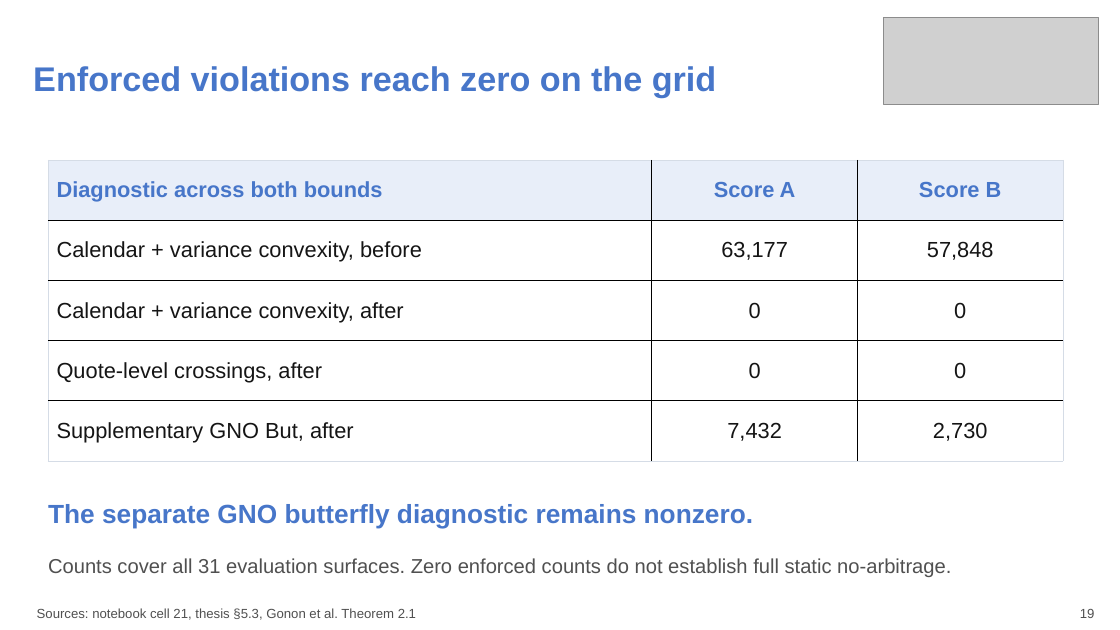
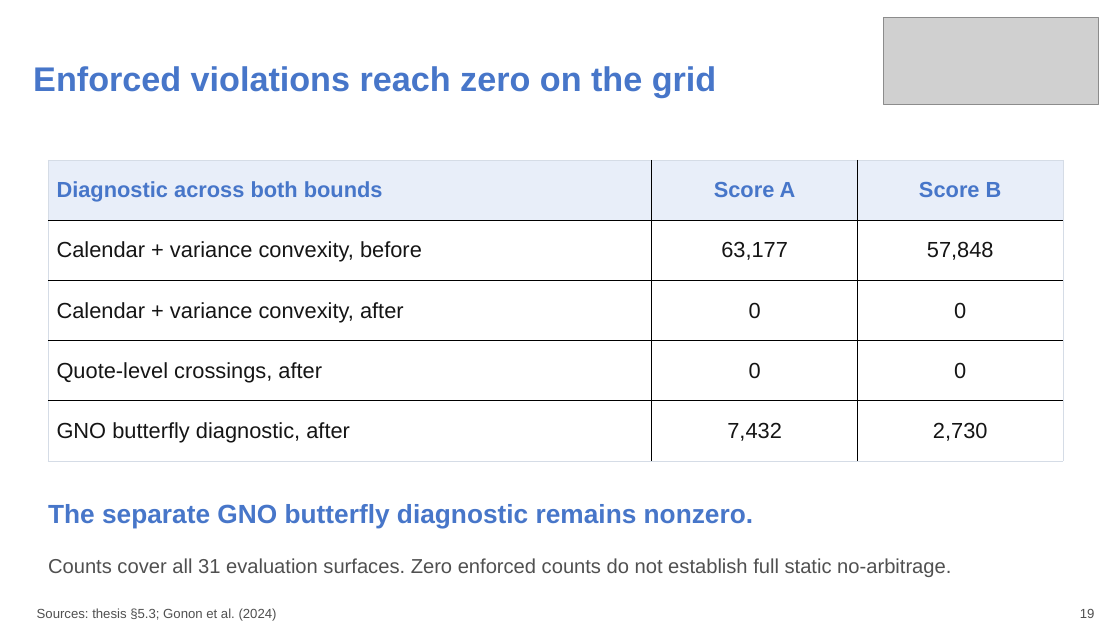
Before and after one commit to aniketnighot/conformal-prediction-thesis, a slide deck: slide 19 of presentations/thesis_defence_complete_verified.pptx. Drawn at 1120x630 pixels with LibreOffice and Linux fonts; fonts in the diff are those of the drawing; grey boxes stand for pictures. Boxes give left, top, right and bottom in pixels: in the first picture for what was removed or moved away, otherwise in the second. Text is boxed around its words. In the diff, an @@ line names an element or a change of style, - is before the commit and + after.

Commit message:
Update thesis defence presentation references and caveats

```diff
--- a/presentations/thesis_defence_complete_verified.pptx
+++ b/presentations/thesis_defence_complete_verified.pptx
@@ table at (x1=48, y1=160, x2=1064, y2=461) @@
-row 5, column 1: Supplementary GNO But, after
+row 5, column 1: GNO butterfly diagnostic, after
@@ text at (x1=37, y1=608, x2=277, y2=621): text changed @@
-Sources: notebook cell 21, thesis §5.3, Gonon et al. Theorem 2.1
+Sources: thesis §5.3; Gonon et al. (2024)
```
Also in this commit, not shown: 28 other slides changed.
